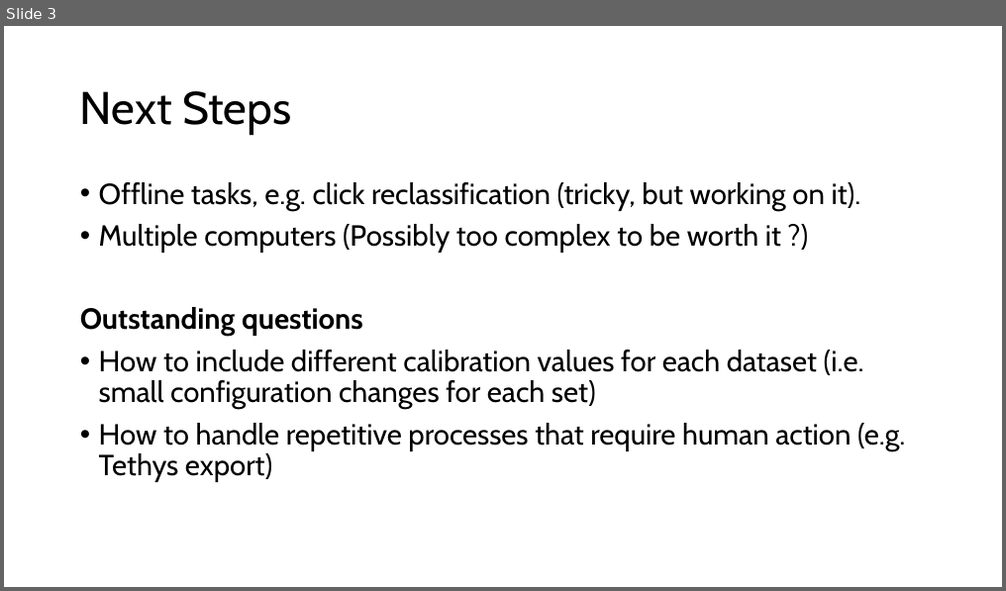
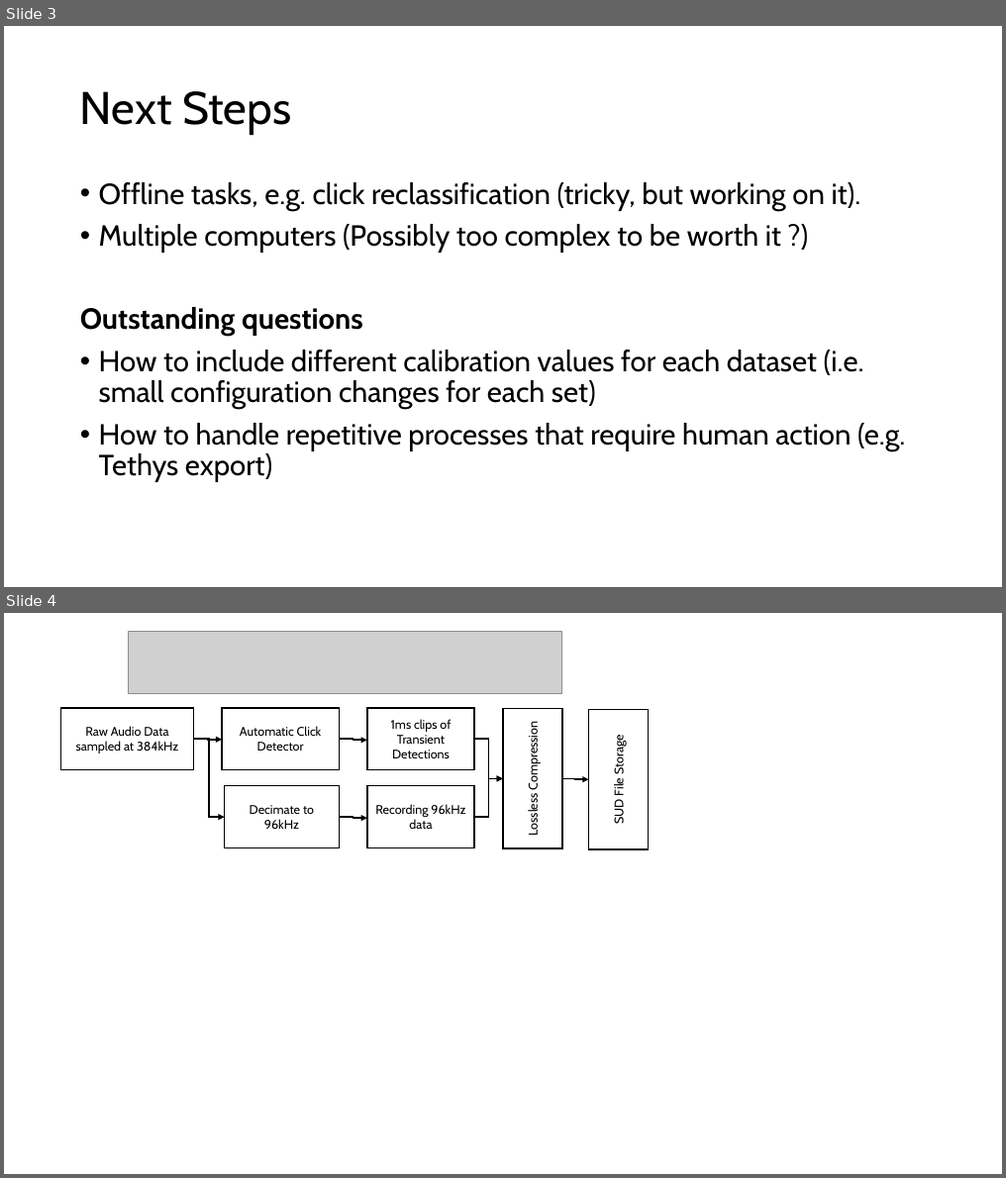
Before and after one commit to PAMGuardLearning/batchprocessing, a slide deck: msoffice/BatchProcessingDiagrams.pptx. Shown one above the other, each under a label of ours: slide 3 before the commit, slides 3 and 4 after it. The pictures are 1006x591 and 1006x1178 pixels, drawn with LibreOffice and Linux fonts; fonts in the diff are those of the drawing; grey boxes stand for pictures. Boxes give left, top, right and bottom in pixels: in the first picture for what was removed or moved away, otherwise in the second. Text is boxed around its words. In the diff, an @@ line names an element or a change of style, - is before the commit and + after.

```diff
--- a/msoffice/BatchProcessingDiagrams.pptx
+++ b/msoffice/BatchProcessingDiagrams.pptx
@@ slide 4 added at <box>4,613,1002,1174</box>, background #FFFFFF @@
@@ picture added at <box>128,632,562,693</box> @@
@@ rectangle added at <box>60,708,193,770</box>, fill #FFFFFF, outline #000000 1.5 pt, 12 pt, text #000000 @@
+Raw Audio Data sampled at 384kHz
@@ rectangle added at <box>222,708,339,770</box>, fill #FFFFFF, outline #000000 1.5 pt, 12 pt, text #000000 @@
+Automatic Click Detector
@@ rectangle added at <box>367,708,474,770</box>, fill #FFFFFF, outline #000000 1.5 pt, 12 pt, text #000000 @@
+1ms clips of Transient Detections
@@ rectangle added at <box>503,709,561,849</box>, fill #FFFFFF, outline #000000 1.5 pt, 12 pt, text #000000 @@
+Lossless Compression
@@ rectangle added at <box>589,710,648,850</box>, fill #FFFFFF, outline #000000 1.5 pt, 12 pt, text #000000 @@
+SUD File Storage
@@ elbow arrow added from (193, 739) to (222, 740), #000000 1.5 pt @@
@@ elbow arrow added from (193, 739) to (224, 817), #000000 1.5 pt @@
@@ elbow arrow added from (340, 739) to (367, 741), #000000 1.5 pt @@
@@ elbow arrow added from (475, 739) to (503, 778), #000000 1.5 pt @@
@@ rectangle added at <box>224,786,339,848</box>, fill #FFFFFF, outline #000000 1.5 pt, 12 pt, text #000000 @@
+Decimate to 96kHz
@@ rectangle added at <box>367,786,474,848</box>, fill #FFFFFF, outline #000000 1.5 pt, 12 pt, text #000000 @@
+Recording 96kHz data
@@ elbow arrow added from (475, 817) to (503, 778), #000000 1.5 pt @@
@@ elbow arrow added from (562, 778) to (589, 779), #000000 1.5 pt @@
@@ elbow arrow added from (340, 817) to (367, 818), #000000 1.5 pt @@
```
Also in this commit, not shown: 2 other slides added, 38 other files.
